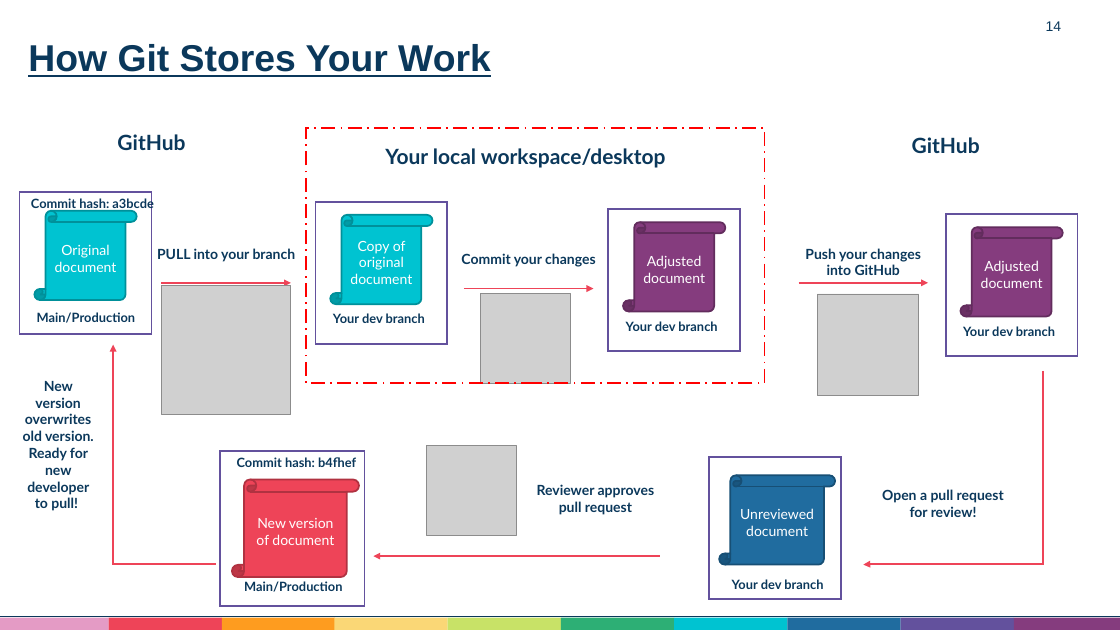
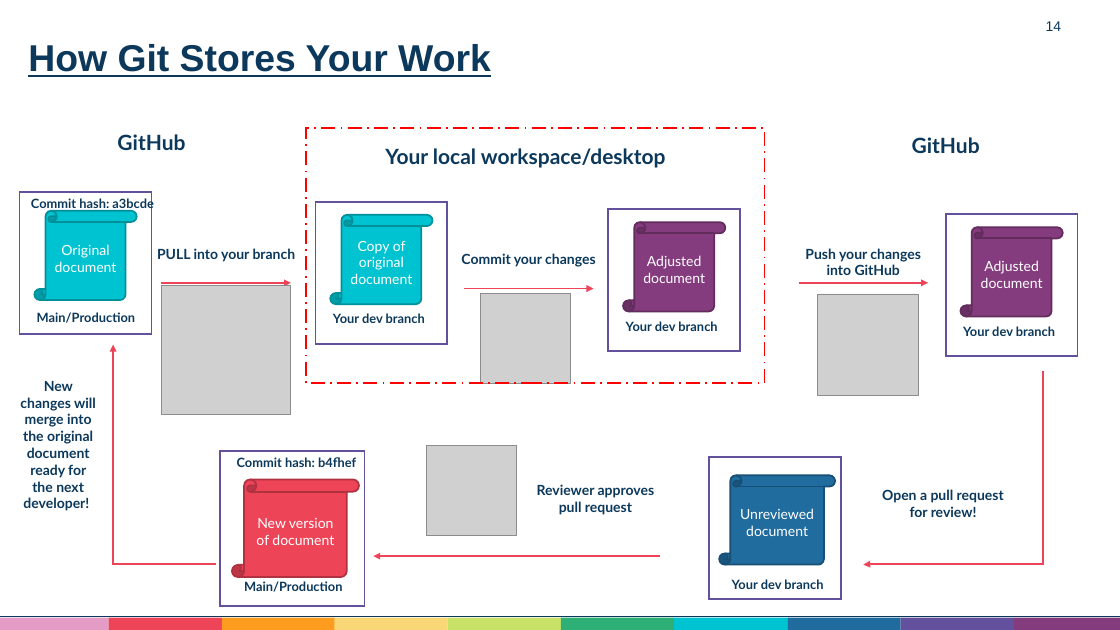
Before and after one commit to Aneurin-Bevan-University-Health-Board/biu_GitHub_Training, a slide deck: slide 14 of Training/Github Training.pptx. Drawn at 1120x630 pixels with LibreOffice and Linux fonts; fonts in the diff are those of the drawing; grey boxes stand for pictures. Boxes give left, top, right and bottom in pixels: in the first picture for what was removed or moved away, otherwise in the second. Text is boxed around its words. In the diff, an @@ line names an element or a change of style, - is before the commit and + after.

```diff
--- a/Training/Github Training.pptx
+++ b/Training/Github Training.pptx
@@ text at bbox=[20, 381, 96, 511]: text changed @@
-New version overwrites old version. Ready for new developer to pull!
+New changes will merge into the original document ready for the next developer!
```
Also in this commit, not shown: 1 other slide changed, 1 other file.
